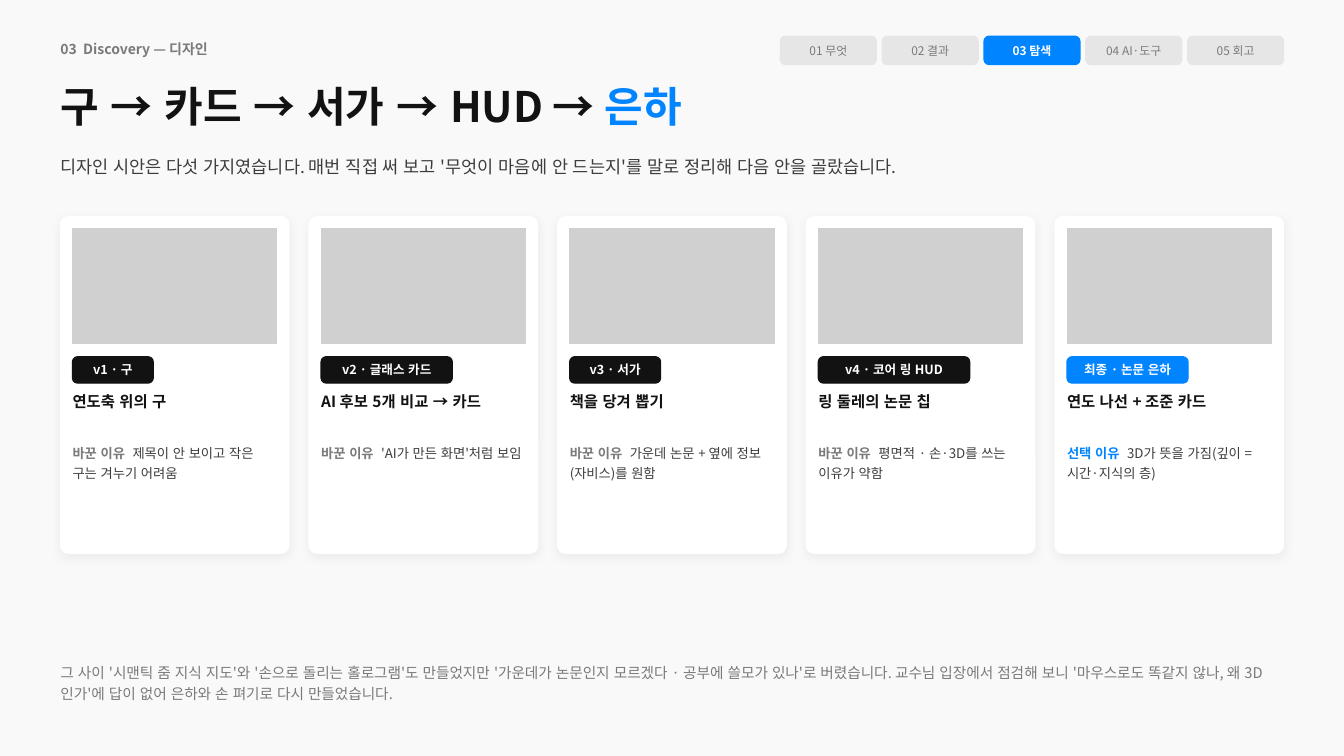
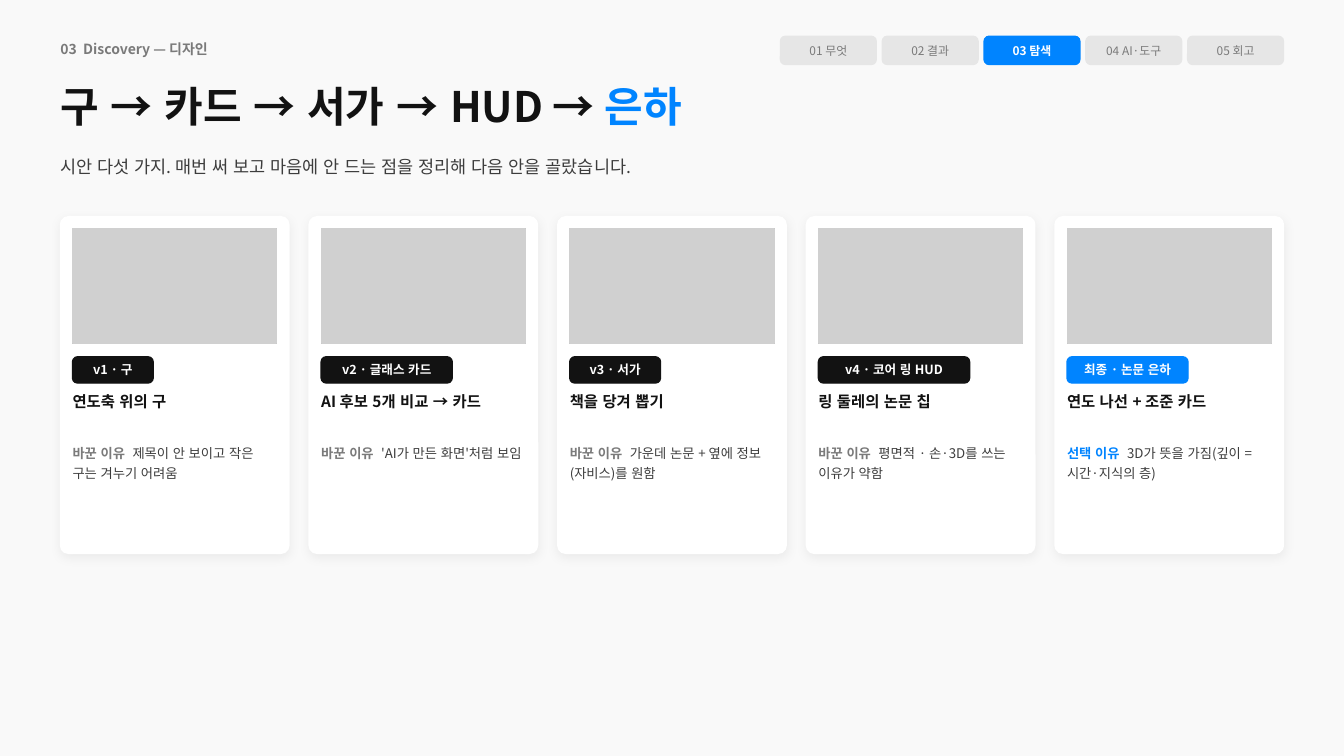
Before and after one commit to gunhyeok0803/Immersive_Interaction, a slide deck: slide 12 of presentation/slides.pptx. Drawn at 1344x756 pixels with LibreOffice and Linux fonts; fonts in the diff are those of the drawing; grey boxes stand for pictures. Boxes give left, top, right and bottom in pixels: in the first picture for what was removed or moved away, otherwise in the second. Text is boxed around its words. In the diff, an @@ line names an element or a change of style, - is before the commit and + after.

```diff
--- a/presentation/slides.pptx
+++ b/presentation/slides.pptx
@@ text at box(60, 158, 631, 175): text changed @@
-디자인 시안은 다섯 가지였습니다. 매번 직접 써 보고 '무엇이 마음에 안 드는지'를 말로 정리해 다음 안을 골랐습니다.
+시안 다섯 가지. 매번 써 보고 마음에 안 드는 점을 정리해 다음 안을 골랐습니다.
@@ text removed at box(60, 666, 1241, 700) @@
-그 사이 '시맨틱 줌 지식 지도'와 '손으로 돌리는 홀로그램'도 만들었지만 '가운데가 논문인지 모르겠다 · 공부에 쓸모가 있나'로 버렸습니다. 교수님 입장에서 점검해 보니 '마우스로도 똑같지 않나, 왜 3D인가'에 답이 없어 은하와 손 펴기로 다시 만들었습니다.
```
Also in this commit, not shown: 21 other slides changed, 1 other file.
